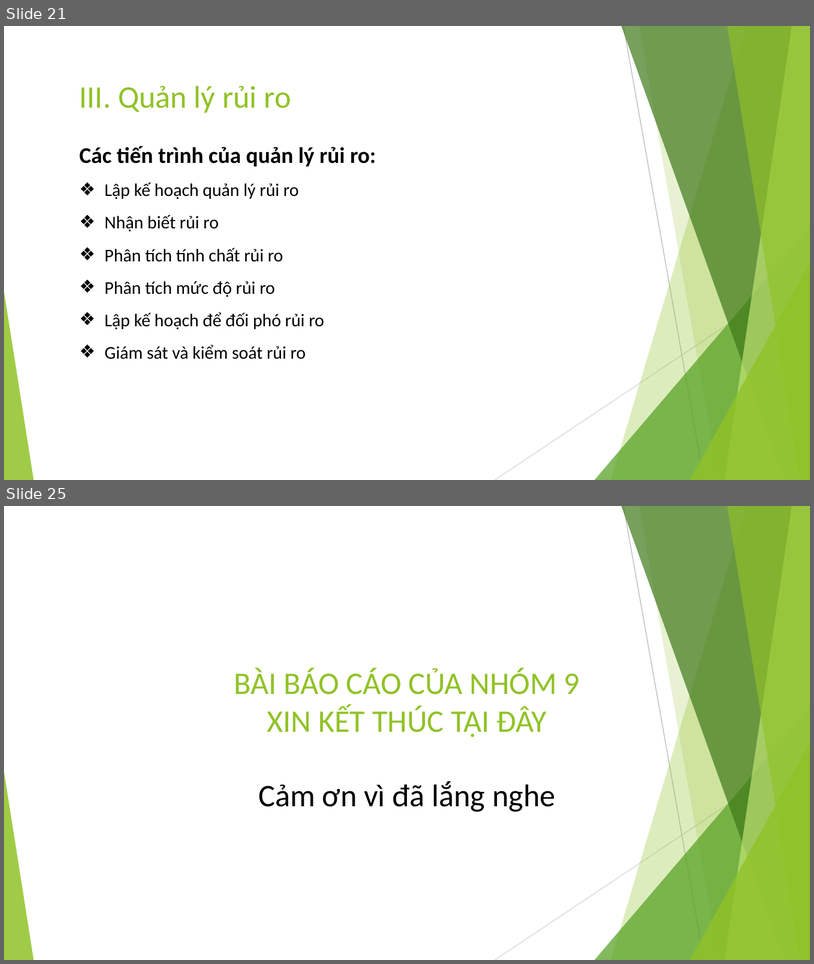
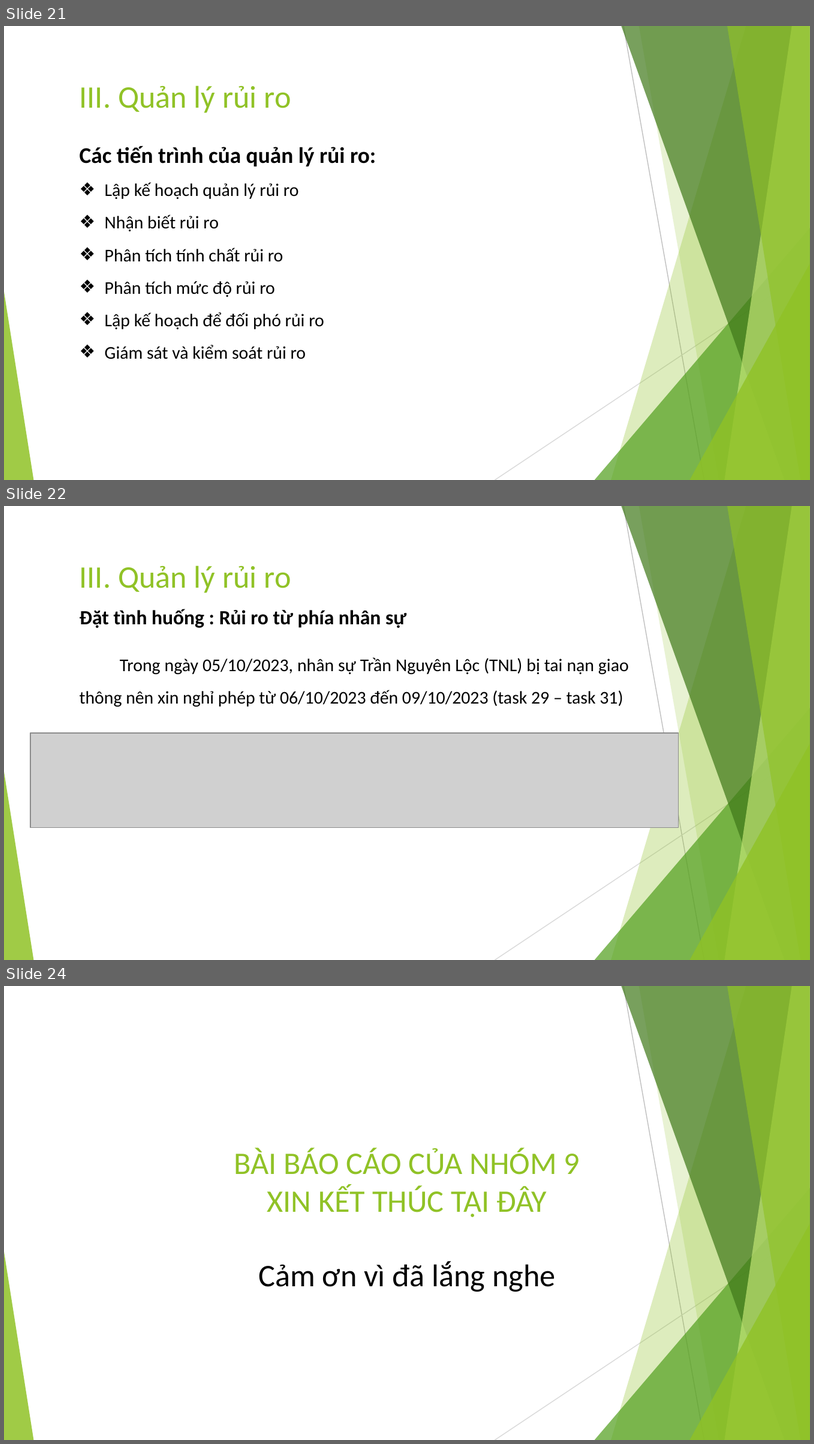
Before and after one commit to EdgarIgnite16/MSP-Project, a slide deck: Report/Nhom9_SingedShop_FinalUltimateVersion.pptx. Shown one above the other, each under a label of ours: slides 21 and 25 before the commit, slides 21, 22 and 24 after it; the slides between them are not shown. The pictures are 814x964 and 814x1444 pixels, drawn with LibreOffice and Linux fonts; fonts in the diff are those of the drawing; grey boxes stand for pictures. Boxes give left, top, right and bottom in pixels: in the first picture for what was removed or moved away, otherwise in the second. Text is boxed around its words. In the diff, an @@ line names an element or a change of style, - is before the commit and + after.

```diff
--- a/Report/Nhom9_SingedShop_FinalUltimateVersion.pptx
+++ b/Report/Nhom9_SingedShop_FinalUltimateVersion.pptx
@@ slide 22 added at box(4, 506, 810, 960), background #FFFFFF; not listed: 10 template elements that a slide beside it also shows @@
@@ title added at box(80, 565, 291, 593), 28 pt, text #90C226 @@
+III. Quản lý rủi ro
@@ text added at box(80, 609, 407, 628), 18 pt, text #000000, bold @@
+Đặt tình huống : Rủi ro từ phía nhân sự
@@ text added at box(80, 657, 629, 706), 16 pt, text #000000 @@
+Trong ngày 05/10/2023, nhân sự Trần Nguyên Lộc (TNL) bị tai nạn giao thông nên xin nghỉ phép từ 06/10/2023 đến 09/10/2023 (task 29 – task 31)
@@ picture added at box(30, 733, 679, 827) @@
@@ what was slide 25 is now slide 24 @@
```
Also in this commit, not shown: 3 slides changed, 3 other slides added, 5 slides removed.
